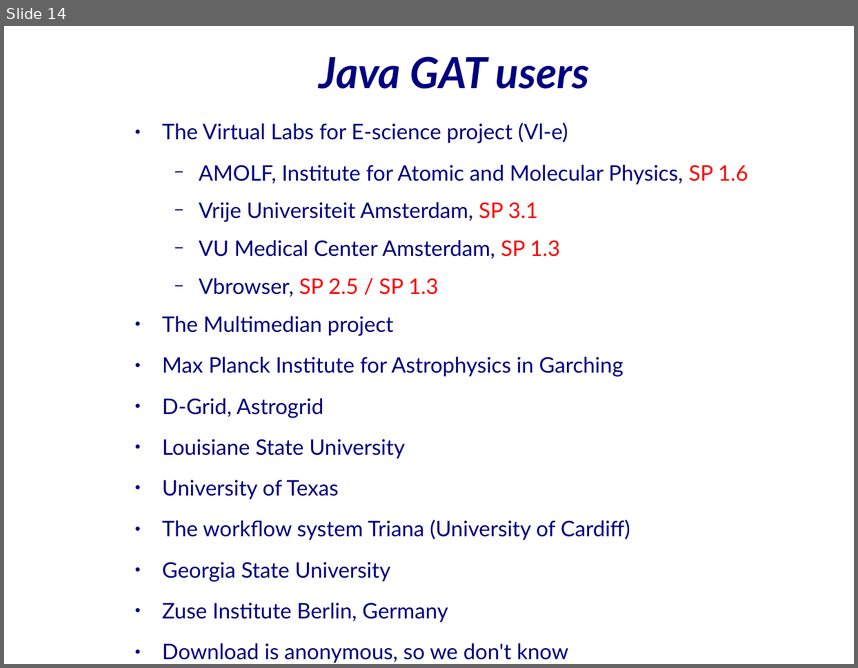
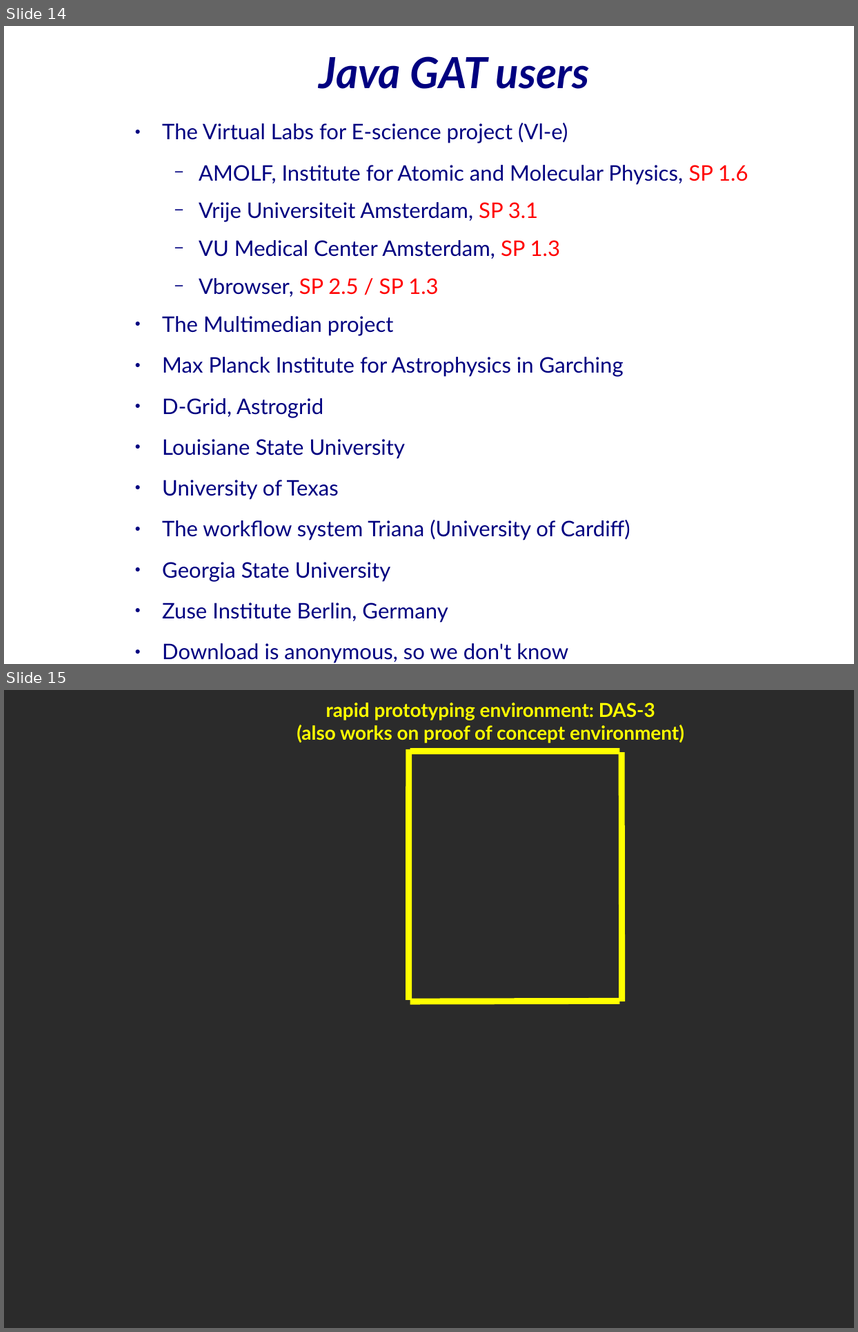
Before and after one commit to JungleComputing/barnes-demo, a slide deck: presentation.odp. Shown one above the other, each under a label of ours: slide 14 before the commit, slides 14 and 15 after it. The pictures are 858x668 and 858x1332 pixels, drawn with LibreOffice and Linux fonts; fonts in the diff are those of the drawing; background and template pictures are left out; a plain dark background stands for a picture behind light text. Boxes give left, top, right and bottom in pixels: in the first picture for what was removed or moved away, otherwise in the second. Text is boxed around its words. In the diff, an @@ line names an element or a change of style, - is before the commit and + after.

```diff
--- a/presentation.odp
+++ b/presentation.odp
@@ slide 15 added at (x1=4, y1=690, x2=854, y2=1328), background picture (left out) @@
@@ text added at (x1=297, y1=702, x2=684, y2=743), 18 pt, text #FFFF00, bold @@
+rapid prototyping environment: DAS-3
+(also works on proof of concept environment)
@@ line added from (409, 749) to (409, 1000), #FFFF00 5.75 pt @@
@@ line added from (410, 751) to (620, 751), #FFFF00 5.75 pt @@
@@ line added from (622, 753) to (622, 1002), #FFFF00 5.75 pt @@
@@ line added from (410, 1002) to (620, 1001), #FFFF00 5.75 pt @@
```
Also in this commit, not shown: 1 slide changed, 1 other file.
